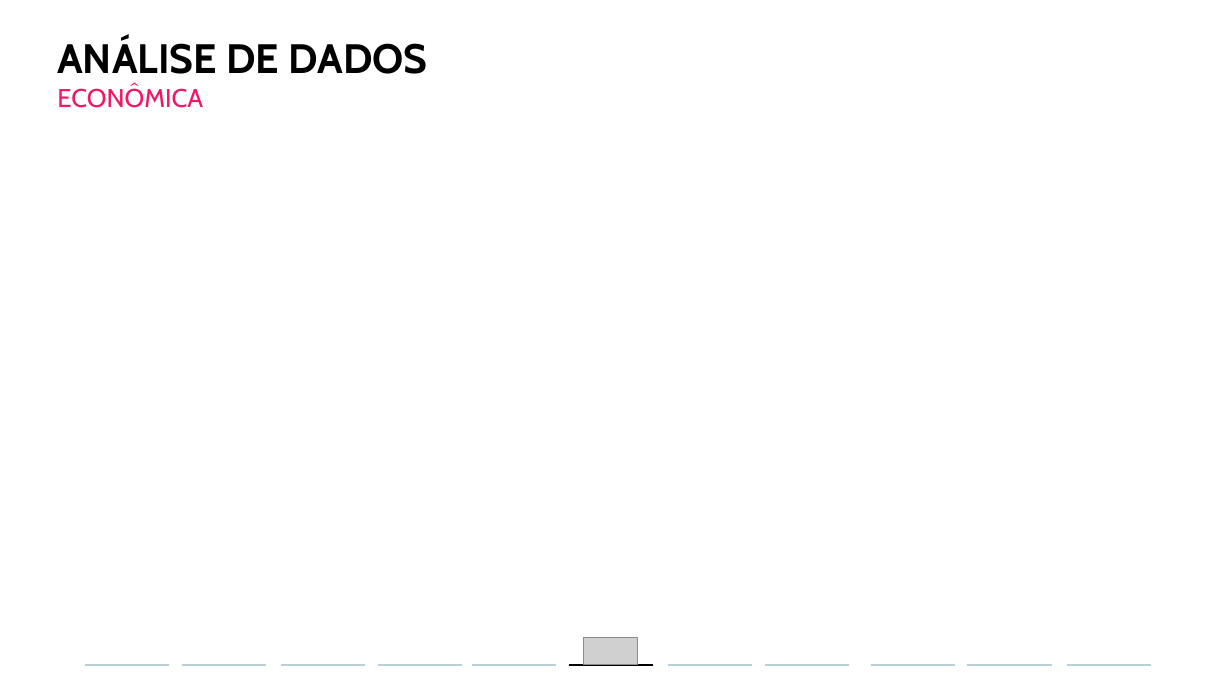
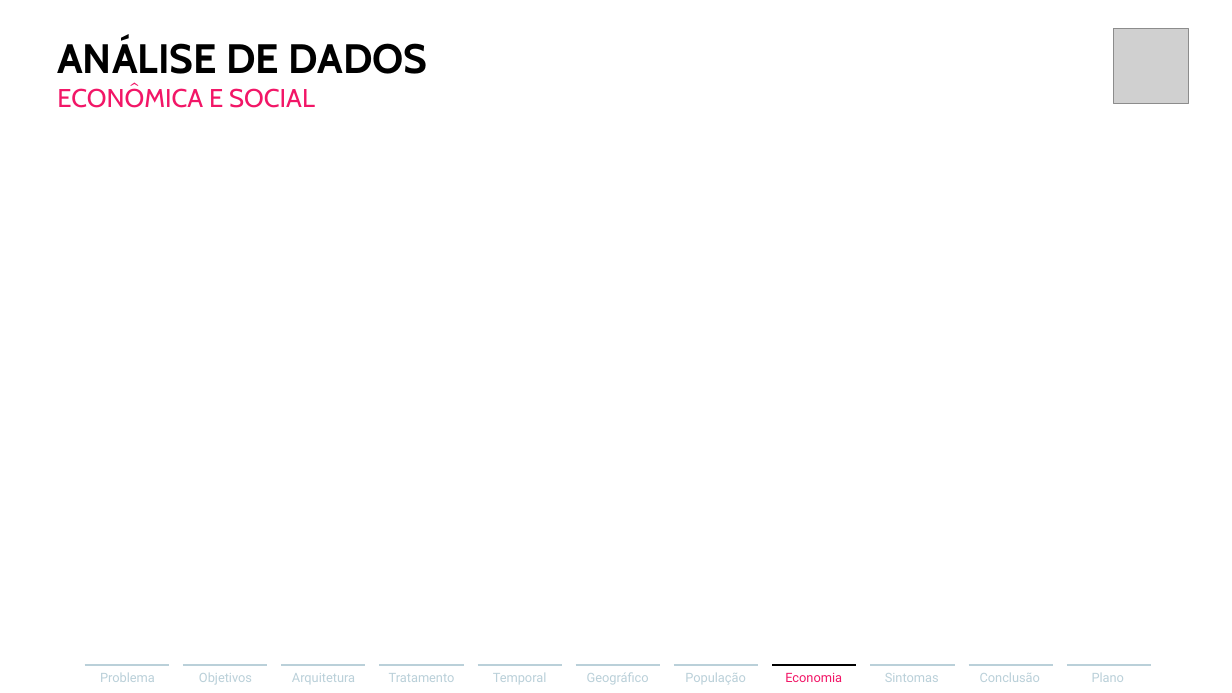
Before and after one commit to luishrufino/bigdata_covid, a slide deck: slide 9 of Relatório de Resultados.pptx. Drawn at 1232x693 pixels with LibreOffice and Linux fonts; fonts in the diff are those of the drawing; grey boxes stand for pictures. Boxes give left, top, right and bottom in pixels: in the first picture for what was removed or moved away, otherwise in the second. Text is boxed around its words. In the diff, an @@ line names an element or a change of style, - is before the commit and + after.

Commit message:
Análise temporal add

```diff
--- a/Relatório de Resultados.pptx
+++ b/Relatório de Resultados.pptx
@@ picture added at [1114,29,1189,104] @@
@@ text at [57,88,315,108]: text changed @@
-ECONÔMICA
+ECONÔMICA E SOCIAL
@@ picture removed at [584,638,638,665] @@
@@ text added at [100,673,155,682], 10 pt, text #BAD0D9 @@
+Problema
@@ text added at [199,673,252,685], 10 pt, text #BAD0D9 @@
+Objetivos
@@ text added at [292,673,355,684], 10 pt, text #BAD0D9 @@
+Arquitetura
@@ text added at [389,673,455,682], 10 pt, text #BAD0D9 @@
+Tratamento
@@ line moved from (471, 665) - (556, 665) to (478, 665) - (562, 665) @@
@@ text added at [493,673,547,684], 10 pt, text #BAD0D9 @@
+Temporal
@@ line moved from (568, 665) - (653, 665) to (576, 665) - (660, 665) @@
@@ line (576, 665) - (660, 665): stroke #000000 1.5 pt to #BAD0D9 1.5 pt @@
@@ text added at [587,672,649,685], 10 pt, text #BAD0D9 @@
+Geográfico
@@ line moved from (668, 665) - (752, 665) to (674, 665) - (759, 665) @@
@@ text added at [685,673,746,685], 10 pt, text #BAD0D9 @@
+População
@@ line moved from (765, 665) - (849, 665) to (773, 665) - (857, 665) @@
@@ line (773, 665) - (857, 665): stroke #BAD0D9 1.5 pt to #000000 1.5 pt @@
@@ text added at [785,673,842,682], 10 pt, text #F21667 @@
+Economia
@@ text added at [885,673,939,682], 10 pt, text #BAD0D9 @@
+Sintomas
@@ text added at [980,673,1040,682], 10 pt, text #BAD0D9 @@
+Conclusão
@@ text added at [1092,673,1124,682], 10 pt, text #BAD0D9 @@
+Plano
```
Also in this commit, not shown: 4 other slides changed, 6 slides added, 5 slides removed, 3 other files.
